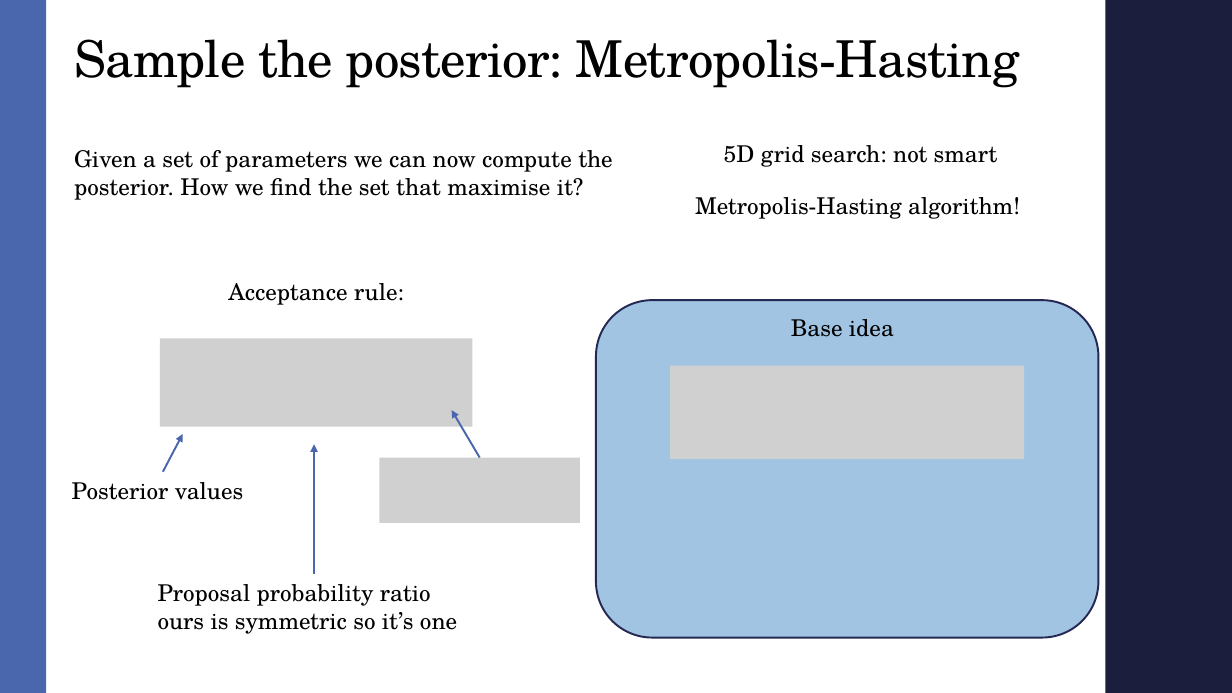
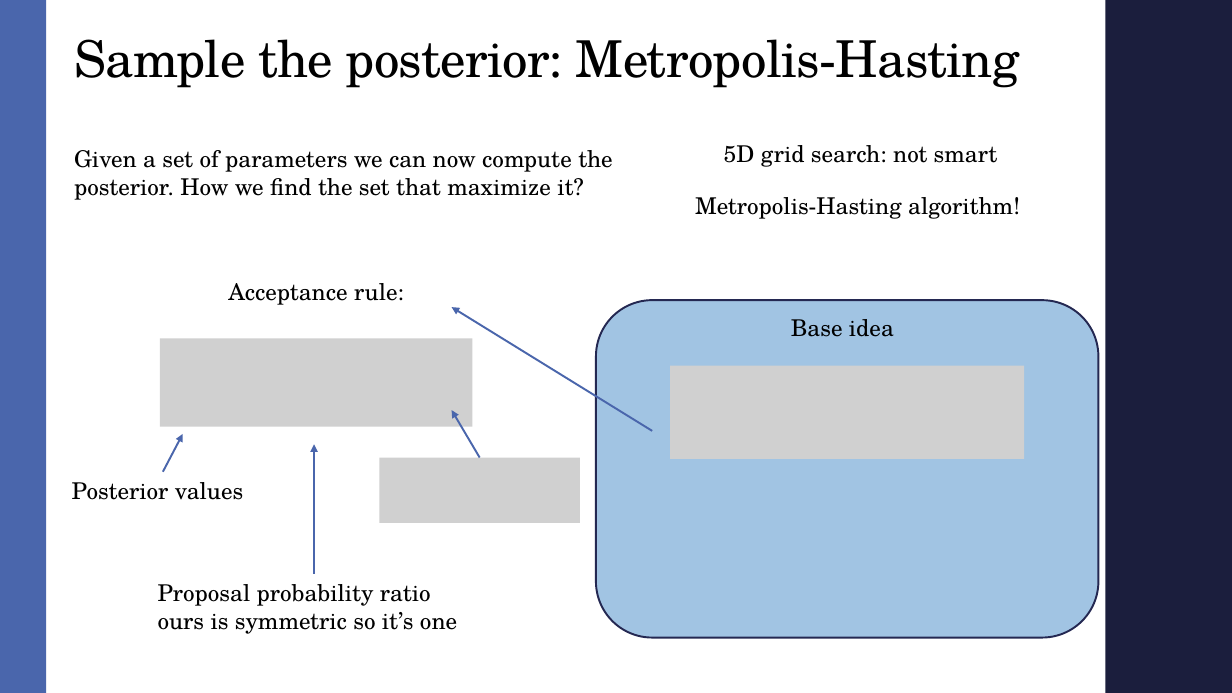
Before and after one commit to AndreaMarcone01/Bayesian_exam, a slide deck: slide 10 of Seminar.pptx. Drawn at 1232x693 pixels with LibreOffice and Linux fonts; fonts in the diff are those of the drawing; grey boxes stand for pictures; background and template pictures are left out. Boxes give left, top, right and bottom in pixels: in the first picture for what was removed or moved away, otherwise in the second. Text is boxed around its words. In the diff, an @@ line names an element or a change of style, - is before the commit and + after.

```diff
--- a/Seminar.pptx
+++ b/Seminar.pptx
@@ text at bbox=[74, 150, 613, 200]: text changed @@
-Given a set of parameters we can now compute the posterior. How we find the set that maximise it?
+Given a set of parameters we can now compute the posterior. How we find the set that maximize it?
@@ arrow added from (653, 431) to (452, 307), #4A66AC 1.5 pt @@
```
Also in this commit, not shown: 8 other slides changed, 2 slides added, 4 other files.
